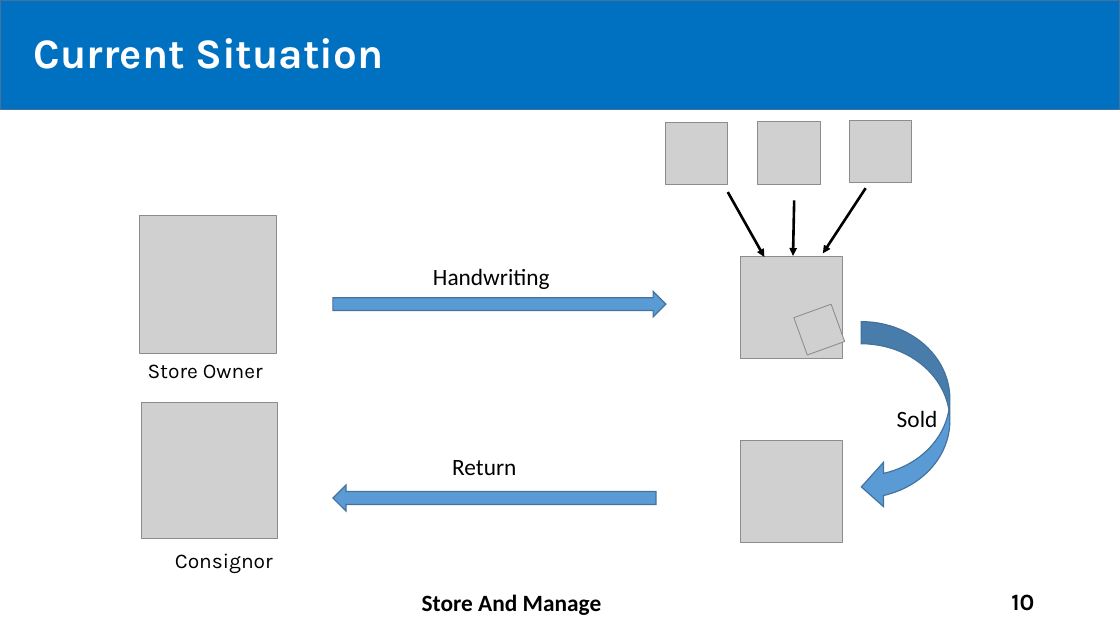
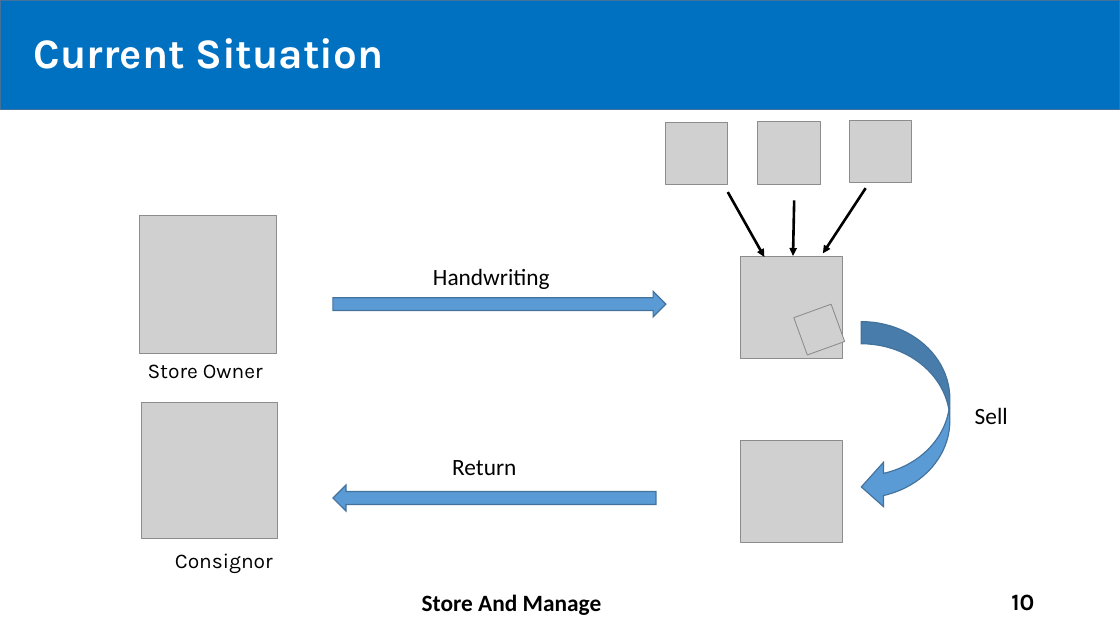
Before and after one commit to tiendan3108/CP, a slide deck: slide 10 of Source/Presentation/PreFinalPresentation.pptx. Drawn at 1120x630 pixels with LibreOffice and Linux fonts; fonts in the diff are those of the drawing; grey boxes stand for pictures. Boxes give left, top, right and bottom in pixels: in the first picture for what was removed or moved away, otherwise in the second. Text is boxed around its words. In the diff, an @@ line names an element or a change of style, - is before the commit and + after.

```diff
--- a/Source/Presentation/PreFinalPresentation.pptx
+++ b/Source/Presentation/PreFinalPresentation.pptx
@@ text at (975, 407, 1008, 424): text changed @@
-Sold
+Sell
```
Also in this commit, not shown: 24 other slides changed, 14 slides added.
